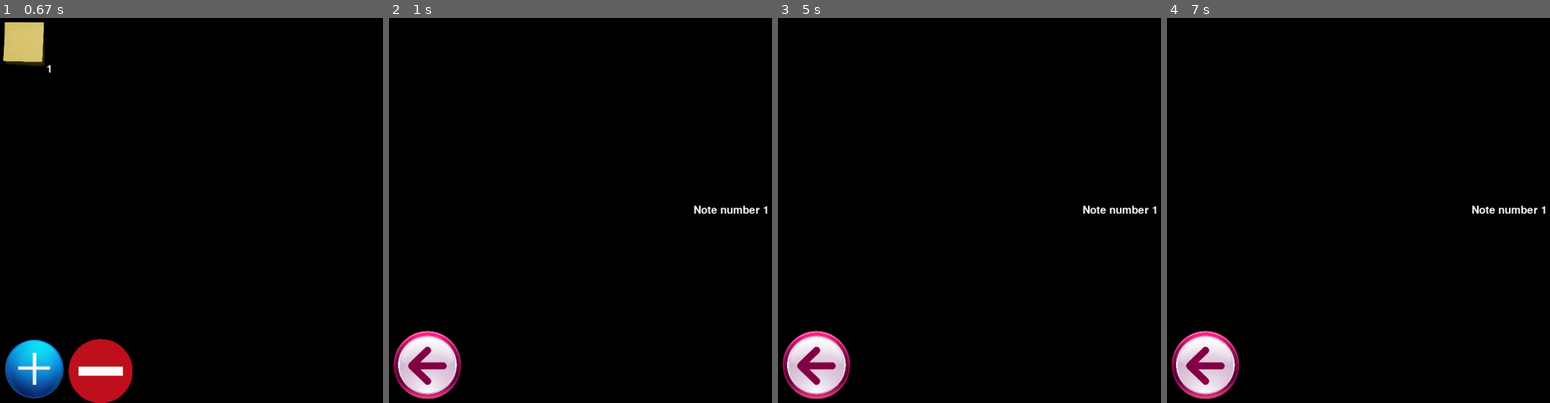
Above: before the commit, frames 1-4 (left to right).
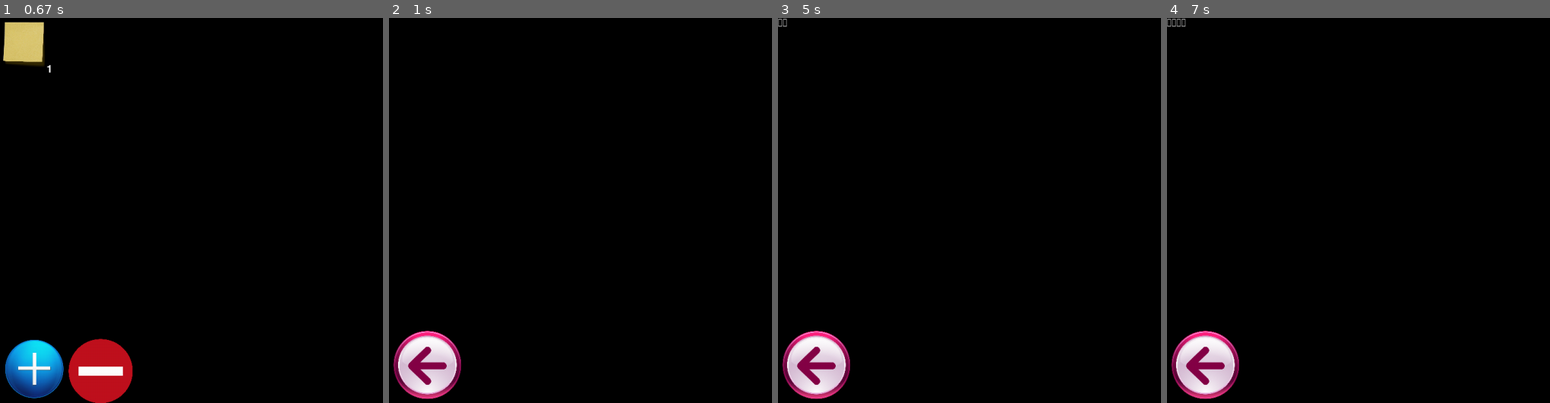
Above: after the commit, the same moments.

Repository: killerzman/pygame-pynotes
Game: pygame game, started from pynotes.py
Two runs of this game, one before a commit and one after it. Both use one fixed random seed, a clock stepped at 60 frames per second and the inputs below.
Inputs (mouse positions are in pixels of both pictures, inside the frame that each line leads up to):
- Up to frame 1 (0.67 s): no input
- Up to frame 2 (1 s): click (411, 44) at 0.88 s
- Up to frame 3 (5 s): tap Enter at 1.33, 4.07, 4.97 s; hold Backspace 1.83-2.43 s
- Up to frame 4 (7 s): tap Enter at 5.88, 6.88 s

Frame 1 is identical in both runs. In frame 2, 0.2% of the frame differs, in the area x 79-99%, y 48-51%; in frame 3, 0.3%; in frame 4, 0.3%, in the area x 0-99%, y 0-51%.

Commit message:
basic input for note interface

Diff:
--- a/pynotes.py
+++ b/pynotes.py
@@ -1,4 +1,5 @@
 import pygame
+import pygame.locals
 
 class Interface:
 
@@ -7,6 +8,7 @@
 	def __init__(self, windowObject, interfaceName):
 		self.windowObject = windowObject
 		self.interfaceName = interfaceName
+		self.args = None
 
 	def set_curr_interface(self):
 		Interface.current_interface = self.interfaceName
@@ -55,10 +57,20 @@
 
 	def note_interface_init(self):
 		self.images = {"back":Image("backbutton.png",1/5,1/5)}
+		self.noteString = ""
 
 	def note_interface(self):
-		self.noteText = Text("Note number " + str(self.args[0]+1), textColorForeground = (255,255,255))
+		'''self.noteText = Text("Note number " + str(self.args[0]+1), textColorForeground = (255,255,255))
 		self.noteText.rect.center = (self.windowObject.width // 2, self.windowObject.height // 2)
+		self.windowObject.draw_text(self.noteText)'''
+
+		if self.args:
+			if self.args[0].key == pygame.locals.K_BACKSPACE:
+				self.noteString = self.noteString[:-1]
+			else:
+				self.noteString += str(self.args[0].unicode)
+			self.args = None
+		self.noteText = Text(self.noteString, textColorForeground = (255,255,255))
 		self.windowObject.draw_text(self.noteText)
 
 		self.images["back"].set_rect(0, self.windowObject.height - self.images["back"].image.get_height())
@@ -184,7 +196,7 @@
 						for note_index in range(len(mainInterface.noteImages)):
 							if mainInterface.noteImages[note_index].collide_point(event.pos):
 								window.fill()
-								noteInterface.init_draw(note_index)
+								noteInterface.init_draw()
 								update_all()
 								print("note " + str(note_index+1))
 				elif Interface.current_interface == "note_interface":
@@ -194,7 +206,11 @@
 							mainInterface.draw()
 							update_all()
 							print("back")
-
+					elif event.type == pygame.KEYDOWN:
+						window.fill()
+						noteInterface.draw(event)
+						update_all()
+						print(event.unicode)
 	else:
 		print("pygame init failed!")
 
